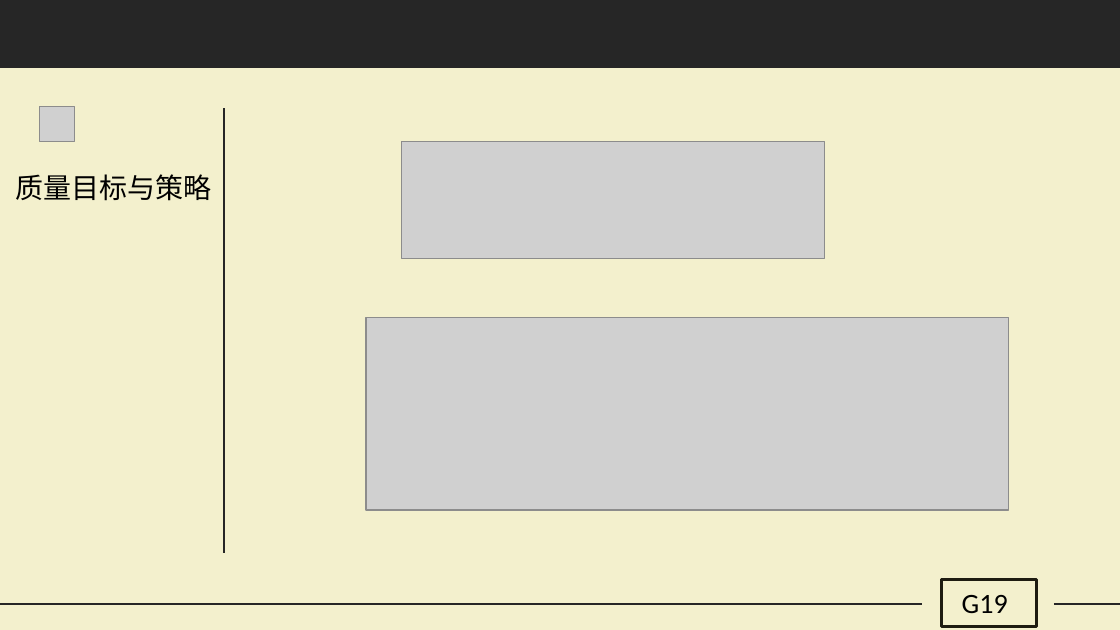
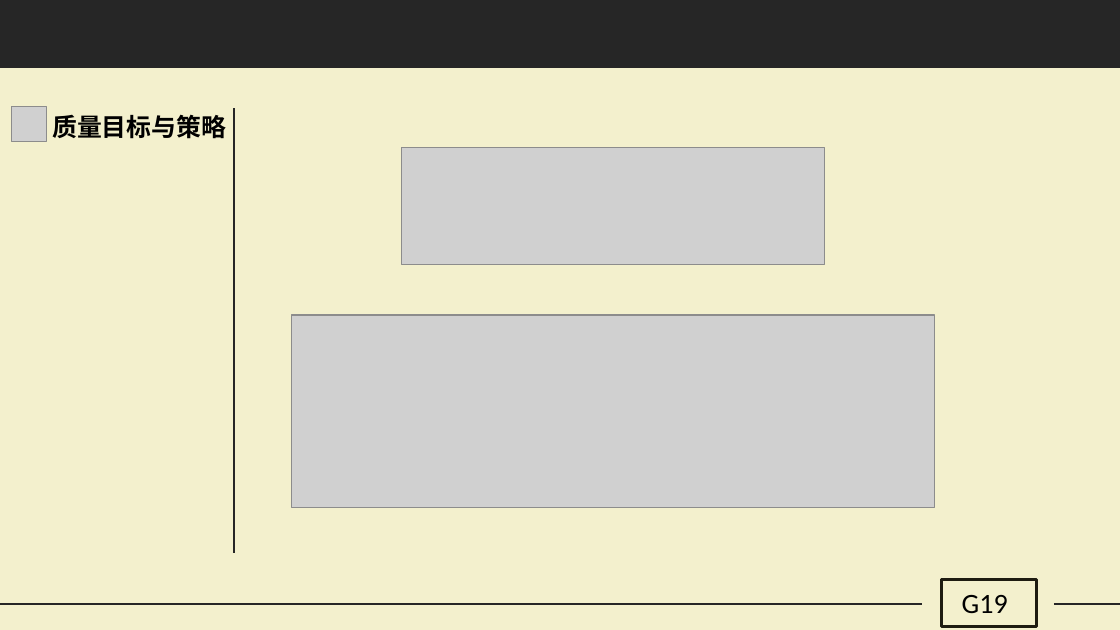
Before and after one commit to G19-Fish/PRD2018-G19, a slide deck: slide 18 of PRD2018-G19-需求项目计划PPT.pptx. Drawn at 1120x630 pixels with LibreOffice and Linux fonts; fonts in the diff are those of the drawing; grey boxes stand for pictures. Boxes give left, top, right and bottom in pixels: in the first picture for what was removed or moved away, otherwise in the second. Text is boxed around its words. In the diff, an @@ line names an element or a change of style, - is before the commit and + after.

```diff
--- a/PRD2018-G19-需求项目计划PPT.pptx
+++ b/PRD2018-G19-需求项目计划PPT.pptx
@@ text "质量目标与策略": place and size @@
-text "质量目标与策略" at [16,174,212,201]
+text "质量目标与策略" at [52,114,226,139]
@@ text "质量目标与策略" at [52,114,226,139]: size 18 to 16 pt, bold on @@
@@ picture: place and size @@
-picture at [39,106,74,141]
+picture at [11,106,46,141]
@@ line moved from (224, 108) - (224, 553) to (234, 108) - (234, 553) @@
@@ picture: place and size @@
-picture at [401,142,824,259]
+picture at [401,148,824,264]
@@ picture: place and size @@
-picture at [366,318,1009,511]
+picture at [291,315,934,507]
```
Also in this commit, not shown: 32 other slides changed, 6 slides added, 1 slide removed.
